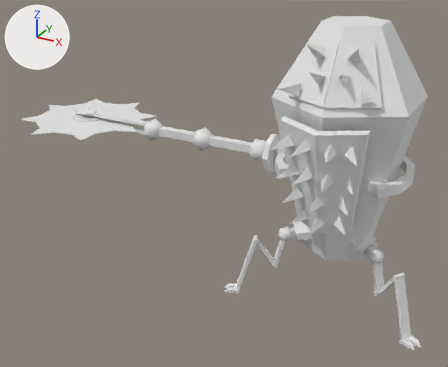
An edit to the Blender file enemies/models/assets/coffin_enemy.blend, drawn before and after from the same camera.
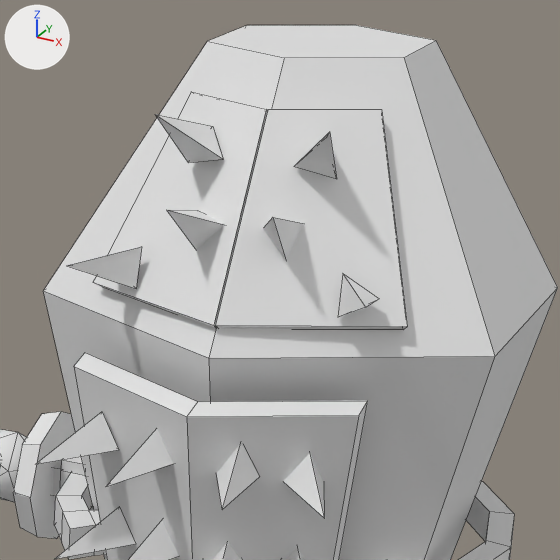
There are two pictures of each version: one whole from a camera (50 mm lens) standing at (2.7, -8.8, 5.88) and looking at (-2.1, -0.07, 1.51), one close up on the part from 58% to 96% of the width and 2% to 49% of the height. Every picture has the same lights, and +X, +Y and +Z are marked at upper left. The close-ups show mesh edges as thin lines.
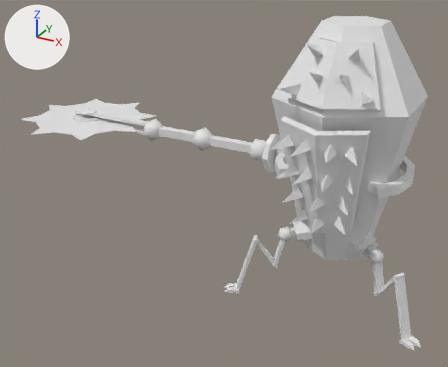
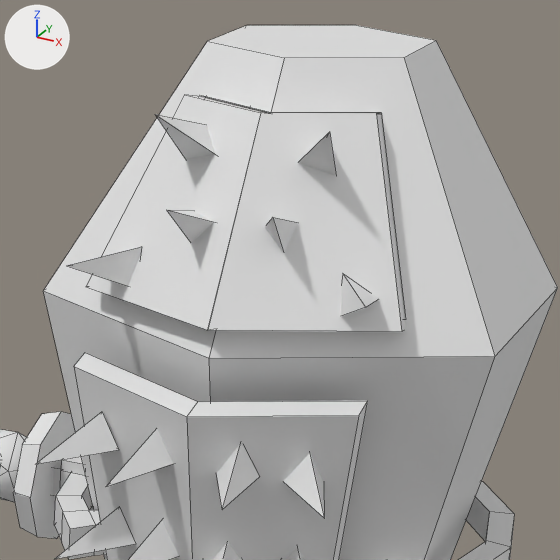
ob_circle_005 is not drawn itself; it is used by a modifier of ob_circle.

Boxes [x1, y1, x2, y2] around the edits, measured in the close-ups (560 x 560 px):
'Circle', reshaped: [43, 25, 558, 560] in both
'Circle.003', reshaped: before [215, 110, 407, 330]; after [208, 113, 406, 332]
'Circle.002', reshaped: before [93, 92, 267, 328]; after [86, 95, 267, 330]

Edits to the bpy script that builds the scene:
```text
Change me_circle_002:
    where me_circle_002.from_pydata(...)  # 8 vertices, 6 faces; spans x -0.17..0.521, y -0.574..0.155, z -0.477..0.345
    used by ob_circle_002; location = (-0.523, -0.564, 3.92)
    me_circle_002 part 1
    me_circle_002.vertices[0].co: (-0.144, -0.17, -0.477) -> (-0.144, -0.102, -0.489)  # pixel (102, 286) -> not seen
    me_circle_002.vertices[1].co: (0.135, 0.155, 0.317) -> (0.135, 0.223, 0.305)  # not seen -> pixel (205, 97)
    me_circle_002.vertices[2].co: (0.518, -0.528, -0.477) -> (0.52, -0.46, -0.489)
    me_circle_002.vertices[3].co: (0.521, -0.063, 0.317) -> (0.524, 0.005, 0.305)
    me_circle_002.vertices[4].co: (0.109, 0.109, 0.345) -> (0.109, 0.032, 0.345)  # pixel (191, 91) -> pixel (184, 94)
    me_circle_002.vertices[5].co: (-0.17, -0.216, -0.449) -> (-0.17, -0.293, -0.449)  # pixel (92, 282) -> pixel (85, 286)
    me_circle_002.vertices[6].co: (0.519, -0.108, 0.345) -> (0.522, -0.185, 0.345)  # pixel (266, 109) -> pixel (260, 112)
    me_circle_002.vertices[7].co: (0.52, -0.574, -0.449) -> (0.523, -0.651, -0.449)  # pixel (213, 325) -> pixel (207, 330)
Change me_circle_003:
    where me_circle_003.from_pydata(...)  # 8 vertices, 6 faces; spans x -0.521..0.17, y -0.574..0.155, z -0.477..0.345
    used by ob_circle_003; location = (0.523, -0.564, 3.92)
    me_circle_003 part 2
    me_circle_003.vertices[0].co: (0.144, -0.17, -0.477) -> (0.144, -0.102, -0.489)  # pixel (403, 329) -> not seen
    me_circle_003.vertices[1].co: (-0.135, 0.155, 0.317) -> (-0.135, 0.223, 0.305)
    me_circle_003.vertices[2].co: (-0.518, -0.528, -0.477) -> (-0.521, -0.46, -0.489)
    me_circle_003.vertices[3].co: (-0.521, -0.063, 0.317) -> (-0.525, 0.005, 0.305)
    me_circle_003.vertices[4].co: (-0.109, 0.109, 0.345) -> (-0.109, 0.032, 0.345)  # pixel (381, 109) -> pixel (376, 113)
    me_circle_003.vertices[5].co: (0.17, -0.216, -0.449) -> (0.17, -0.293, -0.449)  # pixel (407, 326) -> pixel (401, 331)
    me_circle_003.vertices[6].co: (-0.519, -0.108, 0.345) -> (-0.523, -0.185, 0.345)  # pixel (267, 109) -> pixel (260, 112)
    me_circle_003.vertices[7].co: (-0.52, -0.574, -0.449) -> (-0.524, -0.651, -0.449)  # pixel (215, 325) -> pixel (207, 330)
Change ob_circle:
    where _m = ob_circle.modifiers.new('BTool_Circle.005', 'BOOLEAN')
    remove _m.object = ob_circle_005
Remove ob_circle_005:
    ob_circle_005 = bpy.data.objects.new('Circle.005', me_circle_005)
    ob_circle_005.location = (0.523, -0.564, 3.92)
    ob_circle_005.visible_camera = False
    ob_circle_005.visible_diffuse = False
    ob_circle_005.visible_glossy = False
    ob_circle_005.visible_transmission = False
    ob_circle_005.hide_render = True
```
